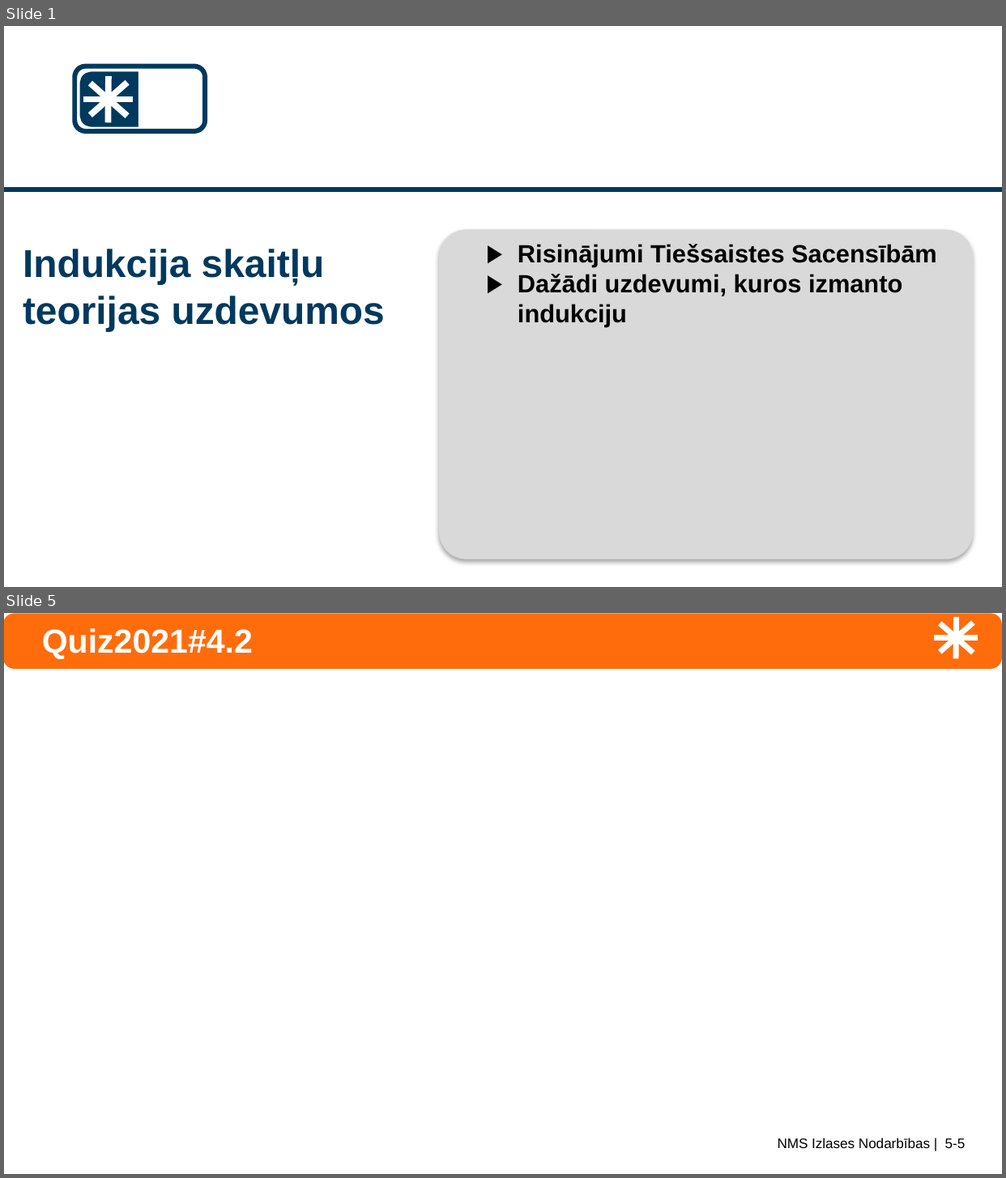
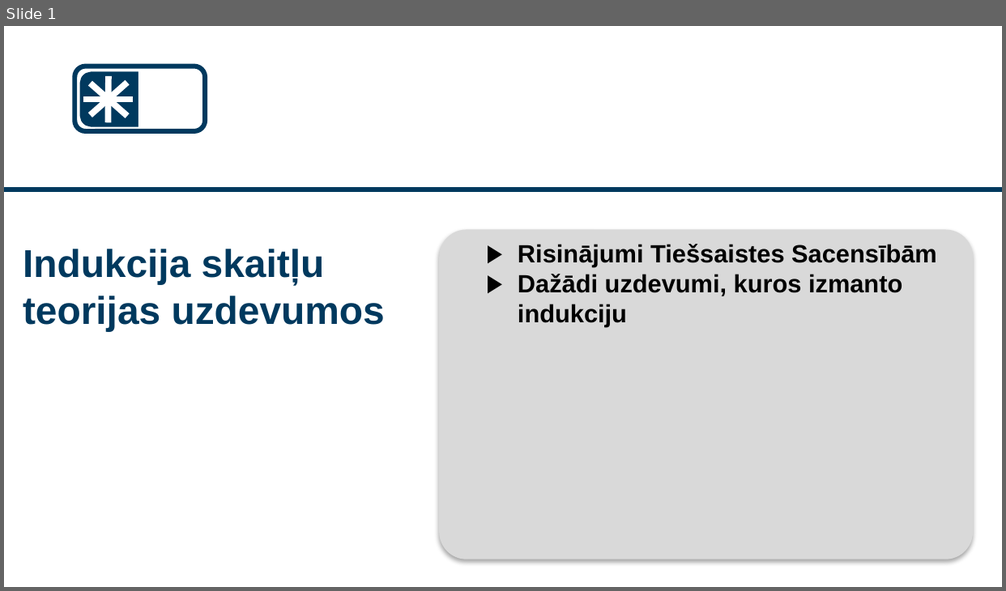
Before and after one commit to kapsitis/math, a slide deck: src/site/numtheory/slides/ntjun05-induction.pptx. Shown one above the other, each under a label of ours: slides 1 and 5 before the commit, slide 1 after it; the slides between them are not shown. The pictures are 1006x1178 and 1006x591 pixels, drawn with LibreOffice and Linux fonts; fonts in the diff are those of the drawing; grey boxes stand for pictures. Boxes give left, top, right and bottom in pixels: in the first picture for what was removed or moved away, otherwise in the second. Text is boxed around its words. In the diff, an @@ line names an element or a change of style, - is before the commit and + after.

```diff
--- a/src/site/numtheory/slides/ntjun05-induction.pptx
+++ b/src/site/numtheory/slides/ntjun05-induction.pptx
@@ slide 5 removed at <box>4,613,1002,1174</box>, background #FFFFFF @@
@@ rounded rectangle removed at <box>4,613,1002,669</box> @@
@@ title removed at <box>42,628,253,659</box> @@
-Quiz2021#4.2
@@ group removed at <box>934,617,978,659</box>: 4 lines @@
@@ text removed at <box>778,1138,965,1148</box> @@
-NMS Izlases Nodarbības | 5-5
```
Also in this commit, not shown: 20 other slides removed, 31 other files.
